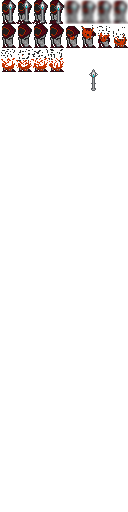
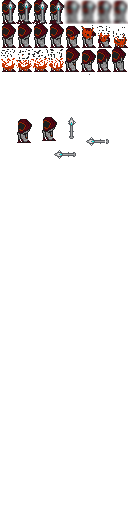
Comparing the layer stacks of the two 128 × 512 images. Changes:
painted on "Background" over left=17, top=48, right=127, bottom=159
